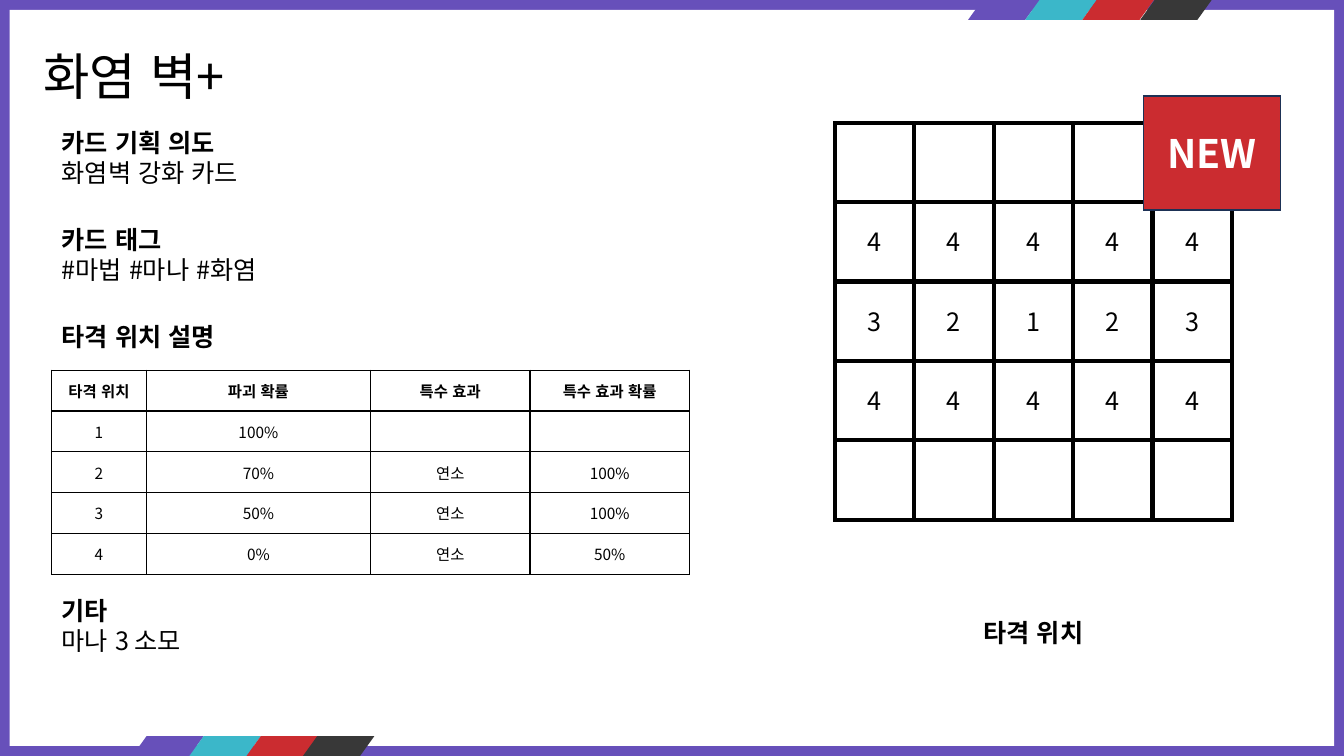
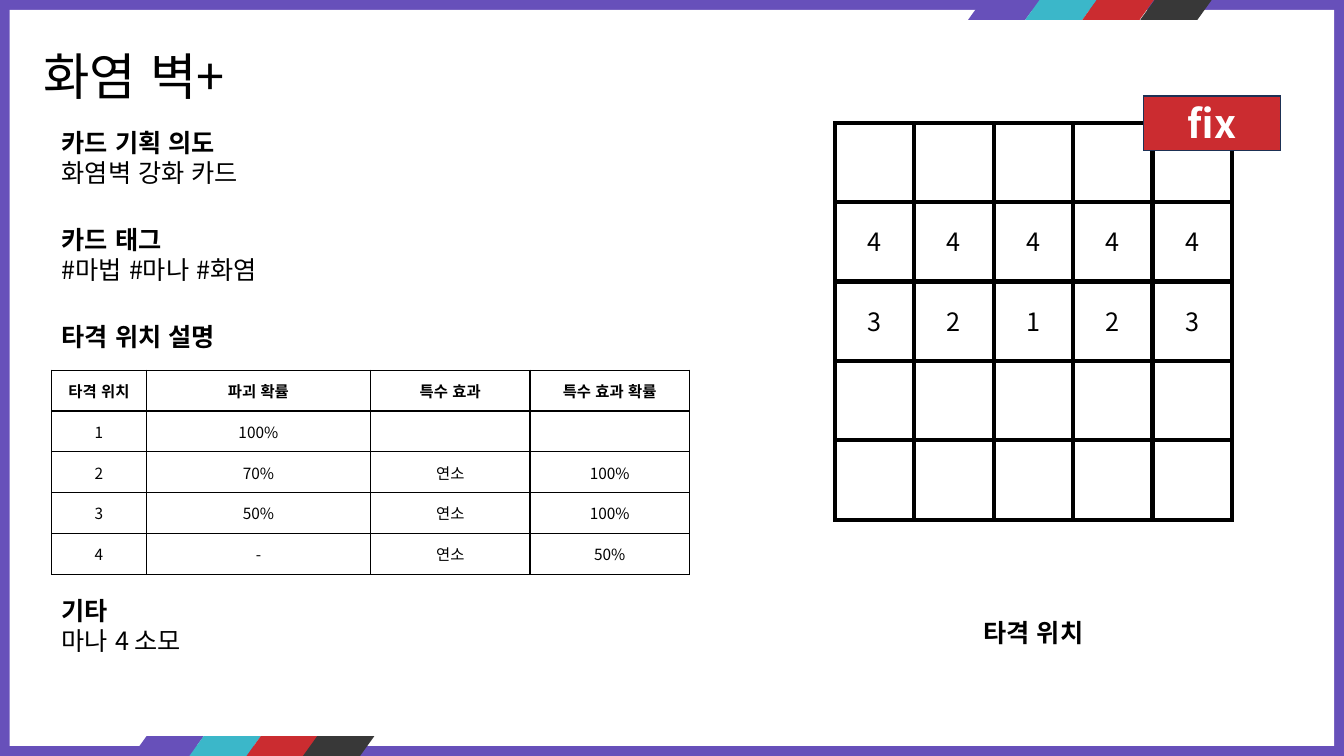
Before and after one commit to kauthor/FluffyDisdog, a slide deck: slide 37 of Plan/기획서/마법사.pptx. Drawn at 1344x756 pixels with LibreOffice and Linux fonts; fonts in the diff are those of the drawing. Boxes give left, top, right and bottom in pixels: in the first picture for what was removed or moved away, otherwise in the second. Text is boxed around its words. In the diff, an @@ line names an element or a change of style, - is before the commit and + after.

```diff
--- a/Plan/기획서/마법사.pptx
+++ b/Plan/기획서/마법사.pptx
@@ rectangle removed at [1144,96,1280,210] @@
-NEW
@@ rectangle added at [1144,96,1280,150], fill #CB2C30, outline #1E3256 1 pt, 28 pt, text #FFFFFF, bold @@
+fix
@@ rectangle added at [1152,123,1232,203], fill #FFFFFF, outline #000000 3 pt @@
@@ table at [51,370,690,575] @@
-row 5, column 2: 0%
+row 5, column 2: -
@@ text in rectangle at [868,391,882,410]: text removed @@
-4
@@ text in rectangle at [947,391,961,410]: text removed @@
-4
@@ text in rectangle at [1026,391,1040,410]: text removed @@
-4
@@ text in rectangle at [1106,391,1120,410]: text removed @@
-4
@@ text in rectangle at [1185,391,1199,410]: text removed @@
-4
@@ text at [62,629,181,652]: text changed @@
-마나 3 소모
+마나 4 소모
```
Also in this commit, not shown: 36 other slides changed.
